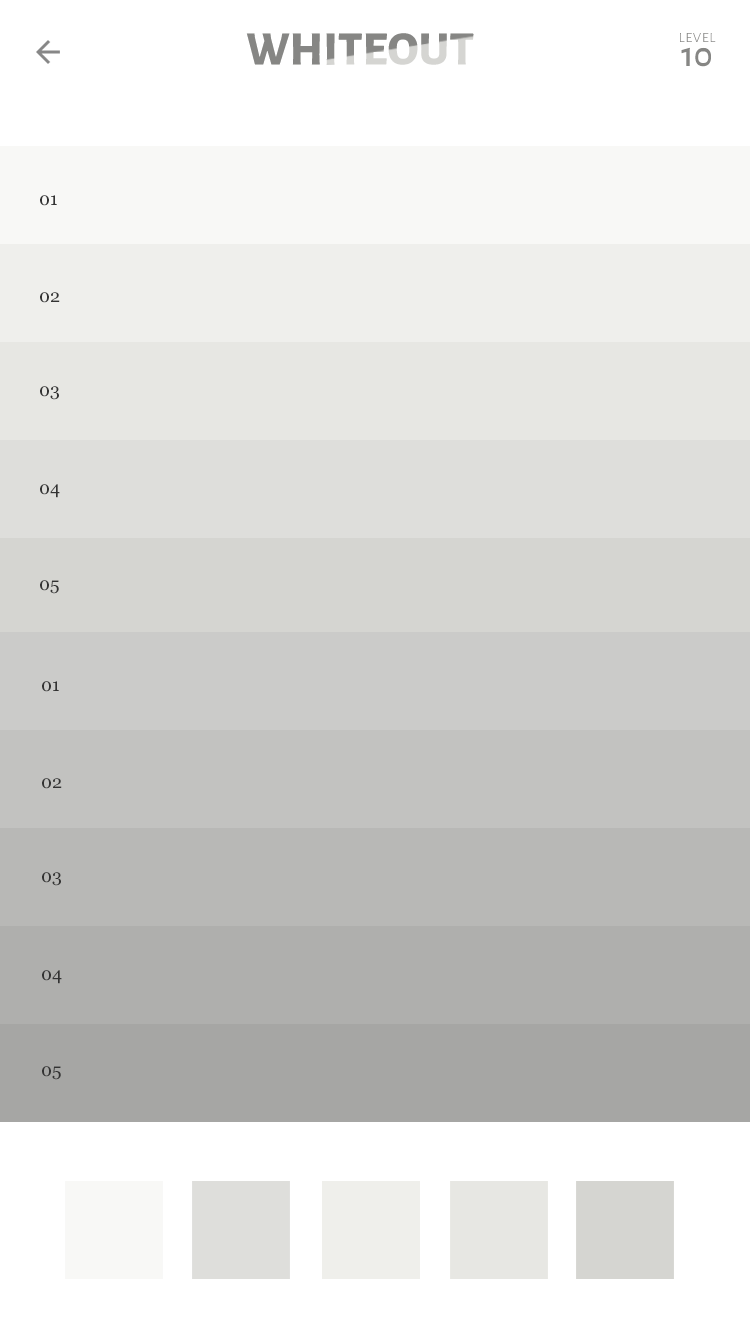
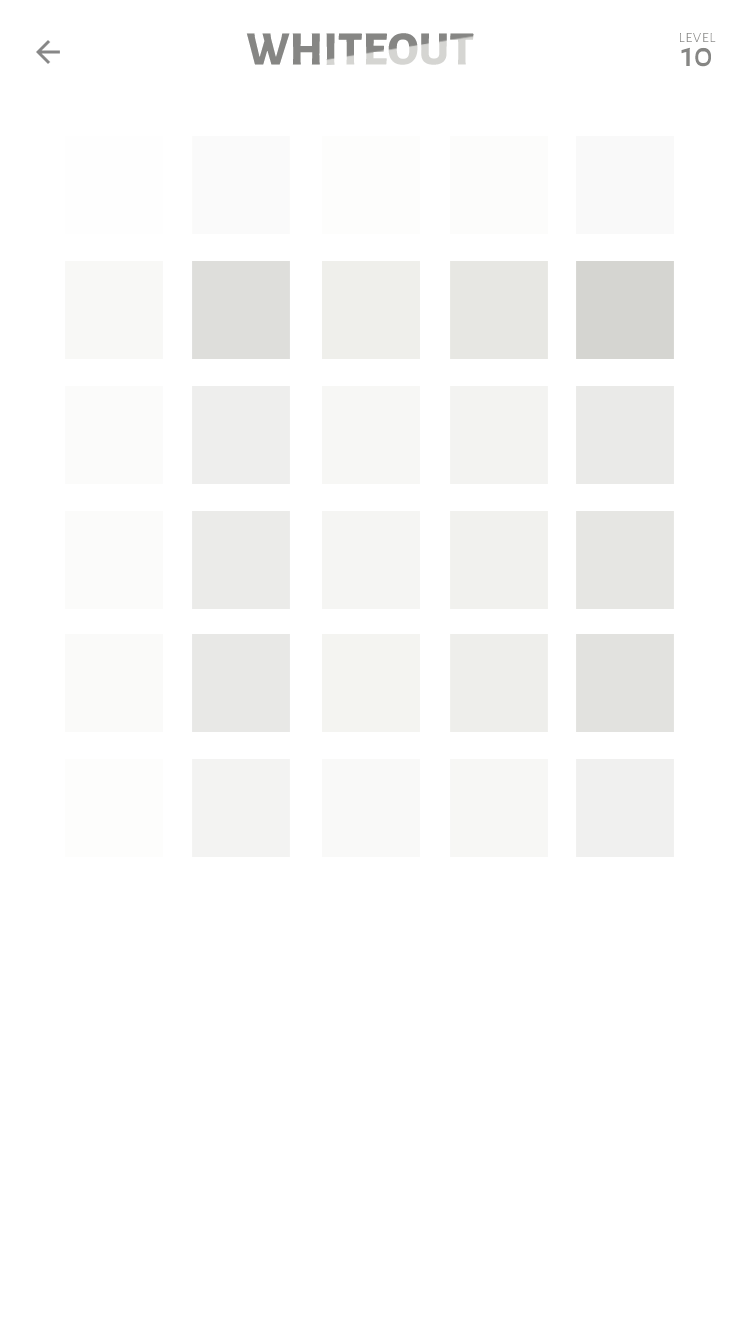
The second 750px x 1334px image is a revision of the first. Changes to its layers:
added group "all the blocks beginning" with 36 layers above "original" over [65, 136, 674, 857]
added group "choice blocks copy 6" (70%) with 5 layers in group "all the blocks beginning" over [65, 634, 674, 732]
added layer "d5d5d1 copy" (1st of 7, in "all the blocks beginning" › "choice blocks copy 6") in group "choice blocks copy 6" over [576, 634, 674, 732]
added layer "dededb copy" (1st of 7, in "all the blocks beginning" › "choice blocks copy 6") in group "choice blocks copy 6" over [192, 634, 290, 732]
added layer "e7e7e2 copy" (1st of 7, in "all the blocks beginning" › "choice blocks copy 6") in group "choice blocks copy 6" over [450, 634, 548, 732]
added layer "efefeb" (1st of 3, in "all the blocks beginning" › "choice blocks copy 6") in group "choice blocks copy 6" over [322, 634, 420, 732]
added layer "f8f8f5 copy" (1st of 7, in "all the blocks beginning" › "choice blocks copy 6") in group "choice blocks copy 6" over [65, 634, 163, 732]
added group "choice blocks copy 5" (35%) with 5 layers in group "all the blocks beginning" over [65, 759, 674, 857]
added group "choice blocks copy 4" (50%) with 5 layers in group "all the blocks beginning" over [65, 386, 674, 484]
added group "choice blocks copy 3" (60%) with 5 layers in group "all the blocks beginning" over [65, 511, 674, 609]
added group "choice blocks copy 2" (14%) with 5 layers in group "all the blocks beginning" over [65, 136, 674, 234]
added group "choice blocks copy" with 5 layers in group "all the blocks beginning" over [65, 261, 674, 359]
renamed "Group 2" to "choice blocks", moved it into group "original" over [65, 1181, 674, 1279]
renamed "Group 6 copy" to "second group", moved it into group "original" over [0, 632, 750, 1122]
renamed "Group 6" to "first group", moved it into group "original" over [0, 146, 750, 636]
…and 25 more changes (25 added)
